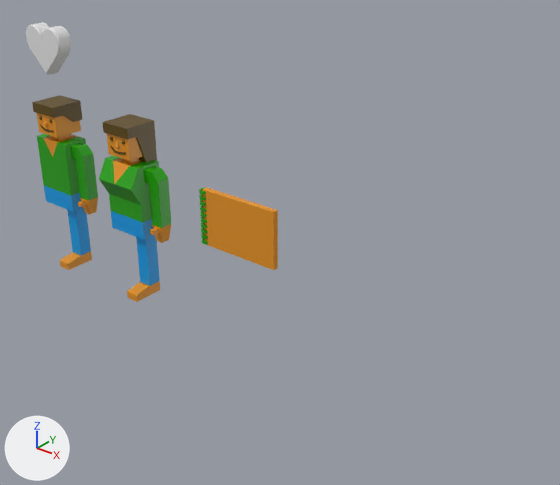
One commit to the FBX model Assets/FBX Exports/Characters.fbx: the scene before it, then after it.
Before and after are seen from a 50 mm camera at (24.23, -16.95, 10.5) aimed at (10.25, 0.52, -0.34). Arrows for +X, +Y and +Z are at lower left; the lights stay in place. Where no turn or scale is listed for an object, it has been applied to the vertices.

The first picture shows 'DadBody', 'DadHair', 'Head', 'Head.001', 'Heart', 'MomBody', 'MomHair', 'Notebook', 'ParentArm', 'ParentArm.001', 'ParentLeg', 'ParentLeg.001'.
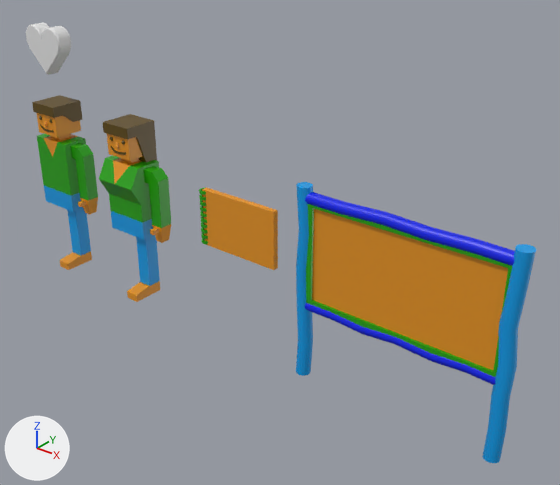
Pixel boxes [x1, y1, x2, y2] of what changed, in the pictures (560 x 485 px):
'Park Sign', added
    after: [296, 182, 536, 463]
    faces in mat_path (orange #e7951f): [312, 209, 508, 371]
    faces in mat_water (blue #009ce7): [296, 182, 536, 463]
    faces in mat_water2 (blue #001ee7): [304, 192, 515, 385]
    faces in mat_grass (green #23a400): [306, 204, 512, 377]

The edits, one by one:
Material 'water2' (mat_water2) is new.
Its base color is (0.0, 0.0127, 0.801) (blue #001ee7).
Its roughness is 0.4.
Mesh me_cube_014 is new.
It has 484 vertices, 418 faces and spans x -3.65..3.55, y -0.24..0.24, z -4.4..2.14.
Faces by material slot: [13, 1, 202, 202].
It uses material mat_grass (green #23a400).
It uses material mat_path (orange #e7951f).
It uses material mat_water (blue #009ce7).
It uses material mat_water2 (blue #001ee7).
Object 'Park Sign' (ob_park_sign) is new; it shows me_cube_014.
Its location is (15.0, 0.0, 0.0).
